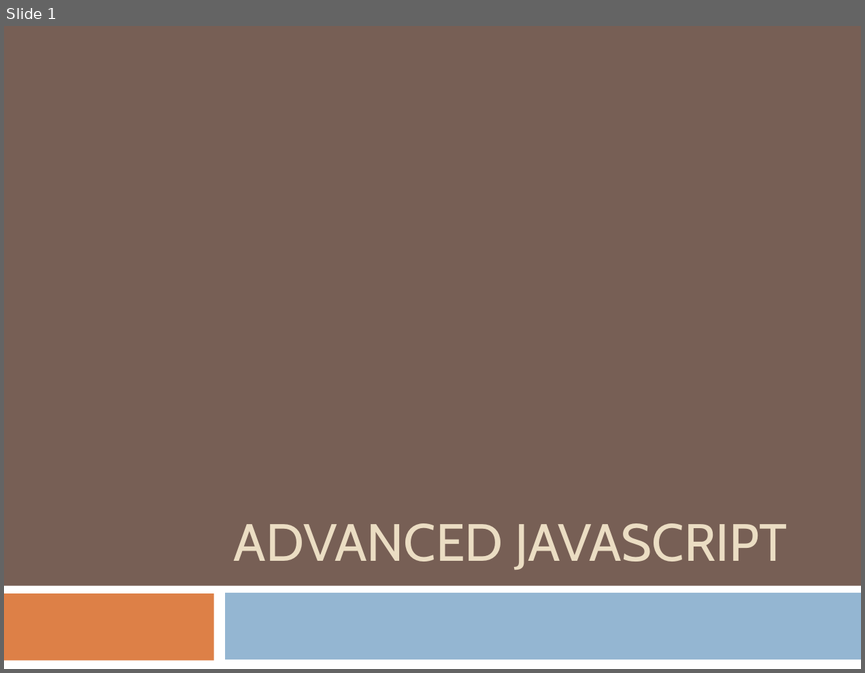
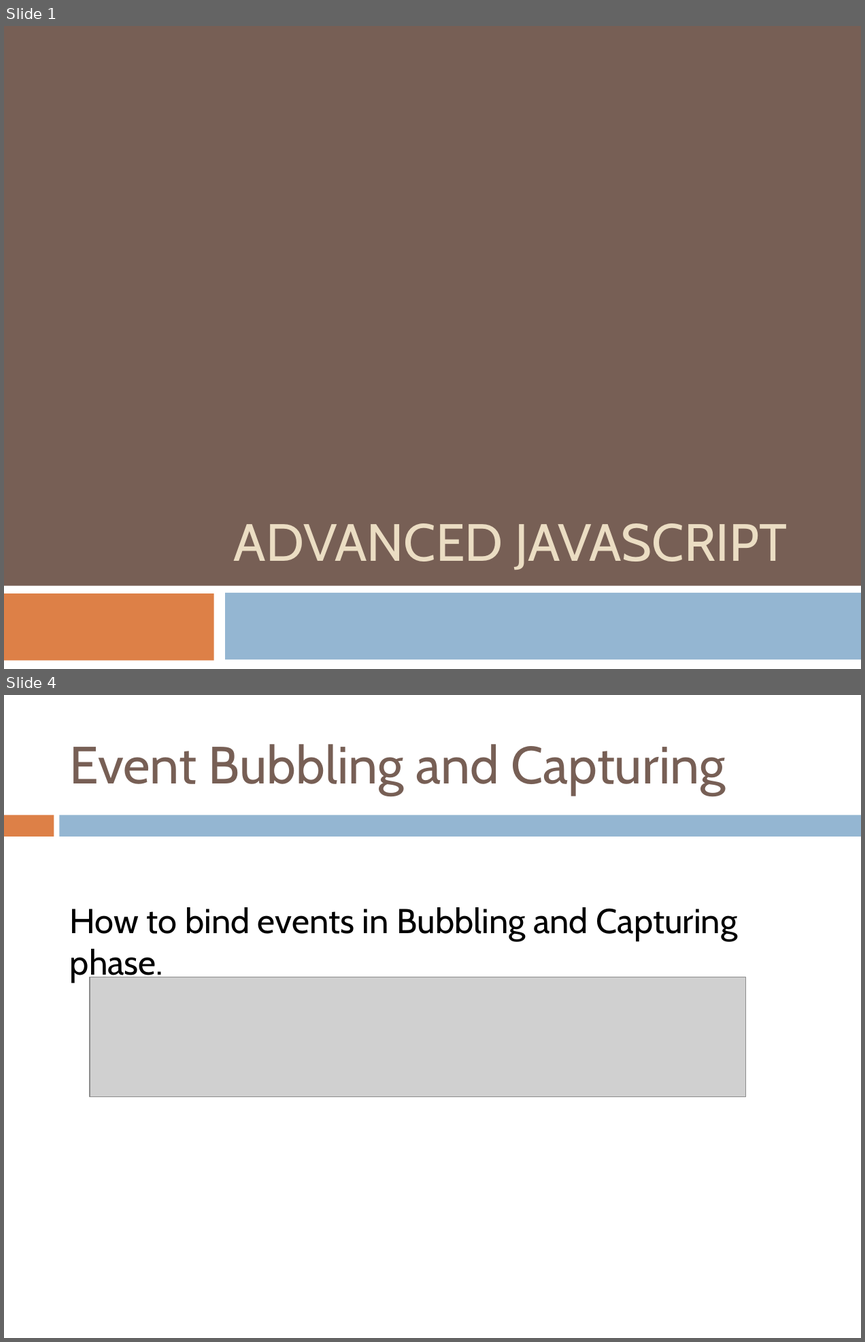
Before and after one commit to yedukondalurd/PPT, a slide deck: Advanced Javascript.pptx. Shown one above the other, each under a label of ours: slide 1 before the commit, slides 1 and 4 after it; the slides between them are not shown. The pictures are 865x673 and 865x1342 pixels, drawn with LibreOffice and Linux fonts; fonts in the diff are those of the drawing; grey boxes stand for pictures. Boxes give left, top, right and bottom in pixels: in the first picture for what was removed or moved away, otherwise in the second. Text is boxed around its words. In the diff, an @@ line names an element or a change of style, - is before the commit and + after.

```diff
--- a/Advanced Javascript.pptx
+++ b/Advanced Javascript.pptx
@@ slide 4 added at [4,695,861,1338], background #FFFFFF @@
@@ title added at [70,744,725,795], 44 pt, text #775F55 @@
+Event Bubbling and Capturing
@@ rectangle added at [4,815,54,836], fill #DD8047 @@
@@ rectangle added at [60,815,861,836], fill #94B6D2 @@
@@ text added at [70,907,738,983], 29 pt, text #000000 @@
+How to bind events in Bubbling and Capturing phase.
@@ picture added at [90,977,746,1097] @@
```
Also in this commit, not shown: 2 slides changed, 11 other slides added, 1 slide removed, 2 other files.
